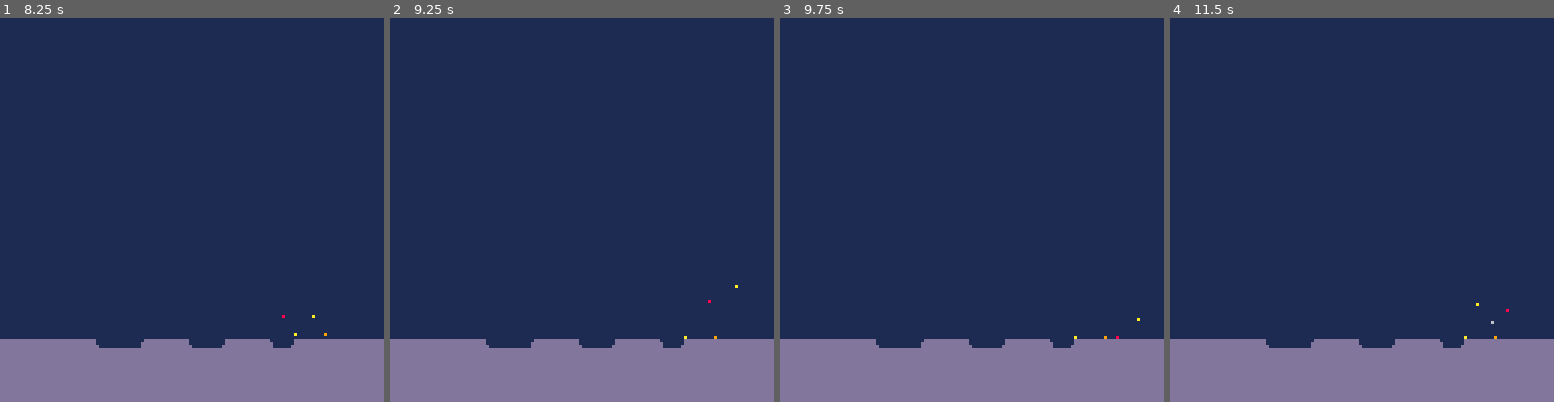
Above: before the commit, frames 1-4 (left to right).
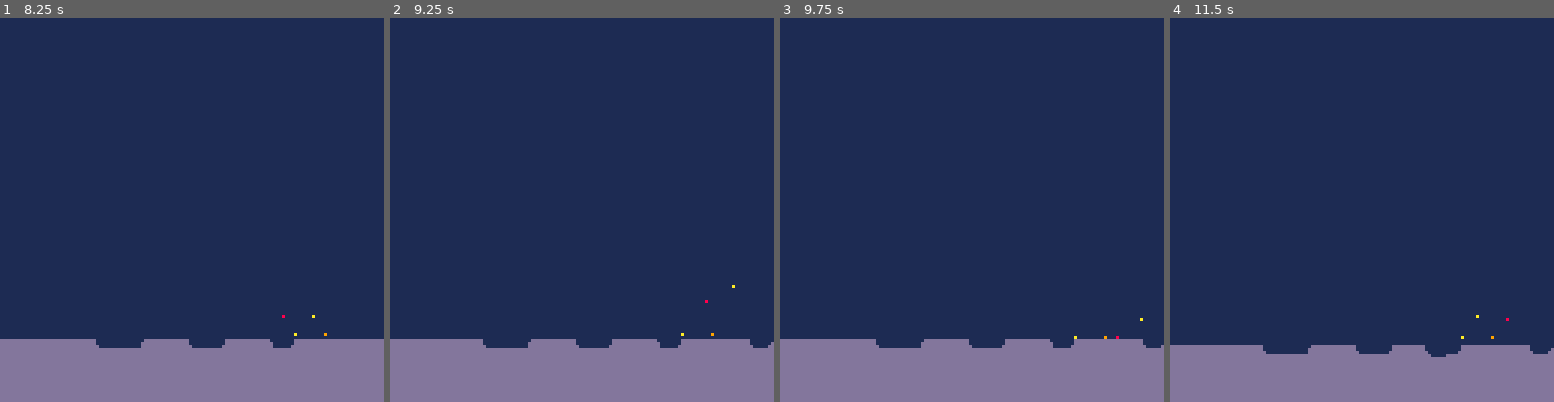
Above: after the commit, the same moments.

Repository: iamapea/miniature_jam
Game: PICO-8 cartridge mini.p8
Two runs of this game, one before a commit and one after it. Both use one fixed random seed, a clock stepped at 60 frames per second and the inputs below.
Inputs:
- Up to frame 1 (8.25 s): tap X (X key) at 0.33, 0.7, 1.43, 2.58, 3.1, 3.62, 4.13, 4.65, 5.17, 5.68, 6.2, 6.72, 7.23, 7.75 s; tap O (Z key) at 1.07, 1.8, 2.43, 3.07, 3.7, 4.33, 4.97, 5.6, 6.23, 6.87, 7.5, 8.13 s; hold Right 2.33-3.33 s; hold Right 3.38-4.22 s; hold Up 4.27-4.67 s; hold Right 4.72-5.72 s; hold Down 5.77-6.1 s; hold Left 6.15-6.98 s; hold Right 7.03-8.03 s; hold Right from 8.08 s (still down)
- Up to frame 2 (9.25 s): tap X (X key) at 8.27, 8.78 s; tap O (Z key) at 8.77 s; release Right at 8.92 s; hold Up from 8.97 s (still down)
- Up to frame 3 (9.75 s): tap X (X key) at 9.3 s; release Up at 9.37 s; tap O (Z key) at 9.4 s; hold Right from 9.42 s (still down)
- Up to frame 4 (11.5 s): tap X (X key) every 0.52 s from 9.82 to 11.37 s; tap O (Z key) at 10.03, 10.67, 11.3 s; release Right at 10.42 s; hold Down 10.47-10.8 s; hold Left from 10.85 s (still down)

Frame 1 is identical in both runs. In frame 2, 0.3% of the frame differs, in the area x 24-100%, y 69-86%; in frame 3, 0.1%; in frame 4, 1.8%, in the area x 0-100%, y 74-89%.

Commit message:
pass cooldown on to respawned player

Diff:
--- a/mini.p8
+++ b/mini.p8
@@ -24,10 +24,10 @@
  -- create players
  p1 = new_player(20,player_spawn_y,
                  col_players[1],
-                 -.5)
+                 -.5,0)
  p2 = new_player(108,player_spawn_y,
                  col_players[2],
-                 .5)
+                 .5,0)
  players = {p1,p2}
  -- bullets
  bullets = {}
@@ -179,7 +179,8 @@
  return it
 end
 
-function new_player(x,y,c,aim)
+function new_player(x,y,c,aim,
+                    cool)
  it = {}
  it.x = x --position
  it.y = y
@@ -188,7 +189,7 @@
  it.ay = grav_acc_player
  it.c = c --color
  it.aim = aim
- it.cooldown = 0
+ it.cooldown = cool
  it.is_explosive = false
  it.is_airborne = true
  it.jumps = false
@@ -282,11 +283,12 @@
  else
   spawn_aim = -.5
  end
+ cd_tmp=players[index].cooldown
  players[index] =
    new_player(flr(rnd(120))+3,
               player_spawn_y,
               col_players[index],
-              spawn_aim)
+              spawn_aim,cd_tmp)
 end
 -->8
 -- input --------------------
